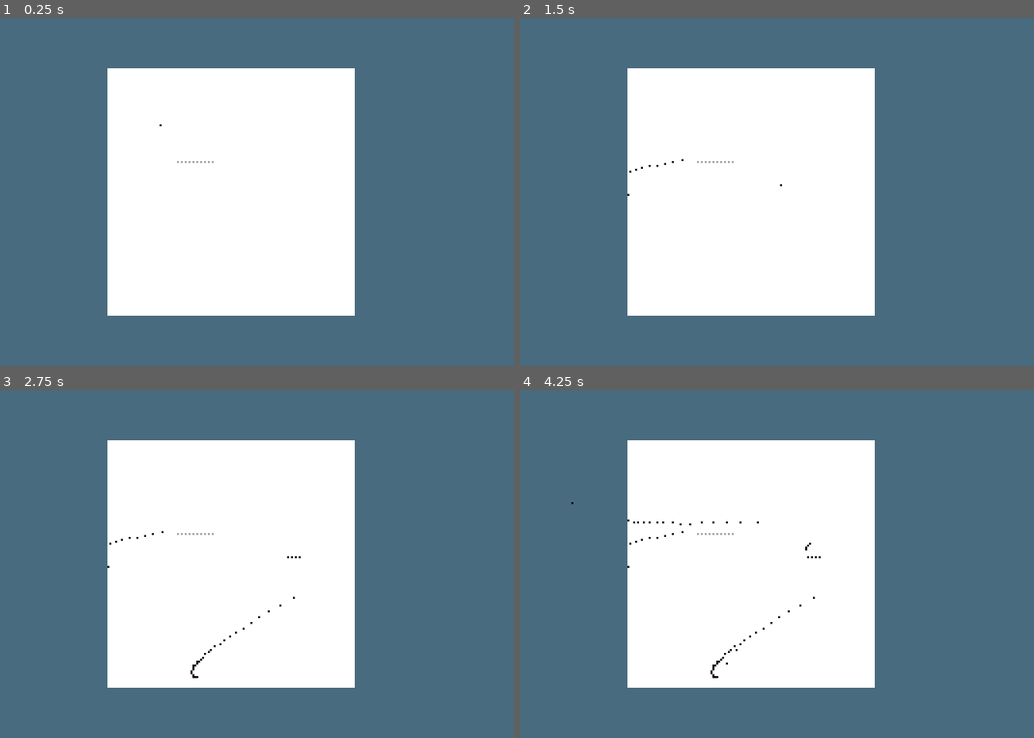
Above: before the commit, frames 1-4 (two rows, left to right).
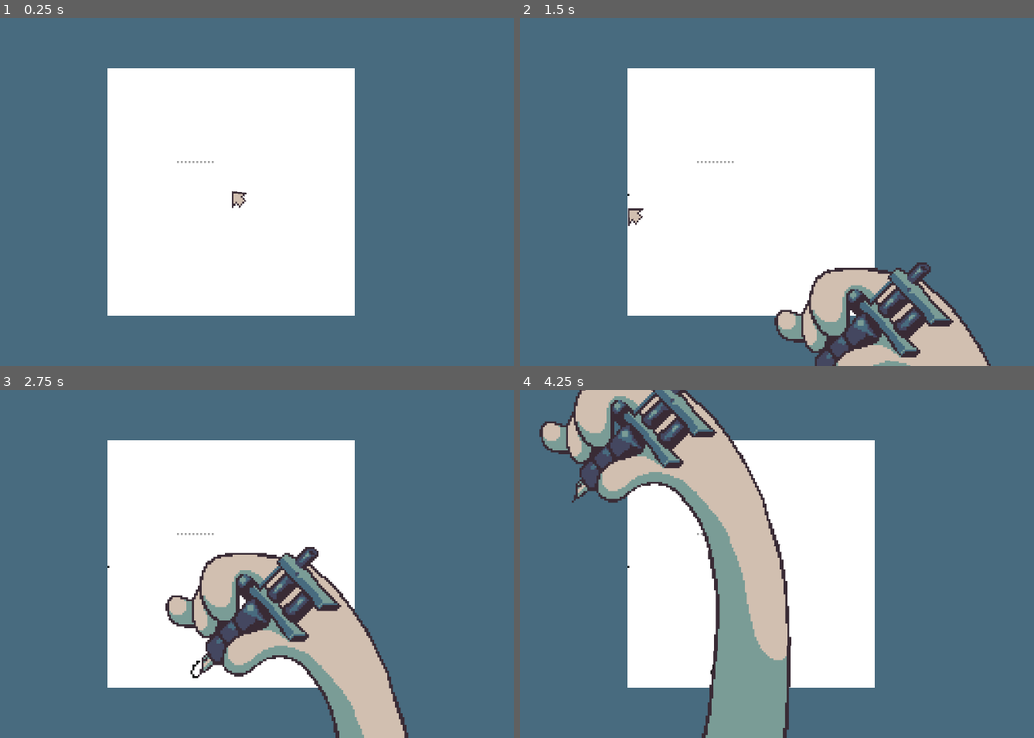
Above: after the commit, the same moments.

Repository: void22790/drunkink_ld58
Game: Godot game, scene res://scenes/root/main.tscn
Two runs of this game, one before a commit and one after it. Both use one fixed random seed, a clock stepped at 60 frames per second and the inputs below.
Inputs (mouse positions are in pixels of both pictures, inside the frame that each line leads up to):
- Up to frame 1 (0.25 s): no input
- Up to frame 2 (1.5 s): move the mouse to (884, 174) at 0.52 s; press the mouse at (884, 174) at 0.53 s; right-click (884, 174) at 0.8 s; move the mouse to (627, 209) at 1.27 s; release the mouse at (627, 209) at 1.28 s; right-click (627, 209) at 1.35 s
- Up to frame 3 (2.75 s): click (107, 581) at 1.55 s; tap Enter at 2 s; move the mouse to (292, 487) at 2.02 s; press the mouse at (292, 487) at 2.03 s; right-click (292, 487) at 2.3 s
- Up to frame 4 (4.25 s): move the mouse to (720, 633) at 2.77 s; release the mouse at (720, 633) at 2.78 s; right-click (720, 633) at 2.85 s; click (720, 633) at 3.05 s; move the mouse to (936, 616) at 3.52 s; press the mouse at (936, 616) at 3.53 s; right-click (936, 616) at 3.8 s

The runs differ from the first frame. In frame 1, 0.1% of the frame differs, in the area x 30-48%, y 30-55%; in frame 2, 8.1%; in frame 3, 13%; in frame 4, 19%, in the area x 3-59%, y 0-100%.

Commit message:
Drawing hand logic; Custom mouse cursor

Diff:
--- a/project.godot
+++ b/project.godot
@@ -30,9 +30,9 @@
 "events": [Object(InputEventMouseButton,"resource_local_to_scene":false,"resource_name":"","device":-1,"window_id":0,"a …(258 unchanged characters)…
 ]
 }
-unselect={
+mode={
 "deadzone": 0.2,
-"events": [Object(InputEventMouseButton,"resource_local_to_s …(136 unchanged characters)… alse,"button_mask":2,"position":Vector2(256, 26),"global_position":Vector2(265, 74),"factor":1.0,"button_index":2,"can …(63 unchanged characters)…
+"events": [Object(InputEventMouseButton,"resource_local_to_s …(136 unchanged characters)… alse,"button_mask":2,"position":Vector2(345, 26),"global_position":Vector2(354, 74),"factor":1.0,"button_index":2,"can …(63 unchanged characters)…
 ]
 }
 
--- a/scenes/root/main.tscn
+++ b/scenes/root/main.tscn
@@ -1,15 +1,23 @@
-[gd_scene load_steps=7 format=3 uid="uid://bmkni1ppjyc11"]
+[gd_scene load_steps=11 format=3 uid="uid://bmkni1ppjyc11"]
 
 [ext_resource type="Script" uid="uid://by3se8e4n1jkn" path="res://scripts/root/main.gd" id="1_jc805"]
 [ext_resource type="Script" uid="uid://crxbind0p66w1" path="res://scripts/root/drawing_canvas.gd" id="2_cgoxl"]
 [ext_resource type="TileSet" uid="uid://cyoh6otgt64or" path="res://graphics/func/tilesets/drawing_tileset.tres" id="3_qo04j"]
 [ext_resource type="Shader" uid="uid://nyhumgmh88xf" path="res://shaders/jitter.gdshader" id="4_d8tfi"]
+[ext_resource type="Script" uid="uid://qhich4gh7uli" path="res://scripts/root/drawing_hand.gd" id="4_t8wu2"]
 [ext_resource type="Texture2D" uid="uid://3t1dcl8hm2sm" path="res://graphics/func/hand_drawing.png" id="5_d8tfi"]
+[ext_resource type="Script" uid="uid://cbqpqilsv7kmc" path="res://scripts/root/mouse_cursor.gd" id="7_5gd1g"]
+[ext_resource type="Texture2D" uid="uid://b1yhh8k4yt7lu" path="res://graphics/func/cursor_normal.png" id="8_aqeut"]
 
 [sub_resource type="ShaderMaterial" id="ShaderMaterial_t8wu2"]
 shader = ExtResource("4_d8tfi")
 shader_parameter/intensity = 2.0
 shader_parameter/frequency = 12.0
+
+[sub_resource type="ShaderMaterial" id="ShaderMaterial_gsrg7"]
+shader = ExtResource("4_d8tfi")
+shader_parameter/intensity = 1.0000000475
+shader_parameter/frequency = 5.00000019
 
 [node name="Main" type="Node2D"]
 script = ExtResource("1_jc805")
@@ -32,6 +40,23 @@
 tile_set = ExtResource("3_qo04j")
 collision_enabled = false
 
+[node name="Drawing Hand" type="Node2D" parent="."]
+script = ExtResource("4_t8wu2")
+
+[node name="Sprite2D" type="Sprite2D" parent="Drawing Hand"]
+material = SubResource("ShaderMaterial_t8wu2")
+position = Vector2(205, 254)
+texture = ExtResource("5_d8tfi")
+offset = Vector2(48, 56)
+
+[node name="Mouse Cursor" type="Node2D" parent="."]
+script = ExtResource("7_5gd1g")
+
+[node name="Sprite2D" type="Sprite2D" parent="Mouse Cursor"]
+material = SubResource("ShaderMaterial_gsrg7")
+texture = ExtResource("8_aqeut")
+offset = Vector2(4, 4)
+
 [node name="Debug Menu" type="Control" parent="."]
 visible = false
 layout_mode = 3
@@ -48,12 +73,4 @@
 scale = Vector2(0.3, 0.3)
 text = "Check match"
 
-[node name="Drawing Hand" type="Node2D" parent="."]
-visible = false
-
-[node name="Sprite2D" type="Sprite2D" parent="Drawing Hand"]
-material = SubResource("ShaderMaterial_t8wu2")
-position = Vector2(243, 144)
-texture = ExtResource("5_d8tfi")
-
 [connection signal="pressed" from="Debug Menu/MatchButton" to="." method="_on_match_button_pressed"]
--- a/scripts/root/drawing_canvas.gd
+++ b/scripts/root/drawing_canvas.gd
@@ -22,11 +22,11 @@
 var horiz_speed = 1.5
 var vert_speed = 1.2
 var cursor_amp = 20.0
+var cursor_weight = 0.1
 
 var last_cursor_position : Vector2i
 
 func _ready() -> void:
-	Input.set_mouse_mode(Input.MOUSE_MODE_HIDDEN)
 	var viewport_size = get_viewport().get_visible_rect().size
 	base_pos = Vector2(viewport_size.x / 2, viewport_size.y / 2)
 	canvas_position = Vector2((viewport_size.x - canvas_size.x) / 2, (viewport_size.y - canvas_size.y) / 2)
@@ -37,15 +37,15 @@
 func _process(delta: float) -> void:
 	time += delta
 	var mouse_position = get_viewport().get_mouse_position()
-	#print("mouse position: ", mouse_position)
-	#print("cursor position: ", cursor_position)
 
 	cursor_pos = _update_cursor(mouse_position, time)
-	_draw_cursor(cursor_pos)
 
-	if Input.is_action_pressed("select"):
-		if canvas_rect.has_point(cursor_pos):
-			drawing_layer.set_cell(cursor_pos, 0, Vector2i(1,0))
+	if Main.game_state == Main.GameState.DRAWING:
+		#_draw_cursor(cursor_pos)
+
+		if Input.is_action_pressed("select"):
+			if canvas_rect.has_point(cursor_pos):
+				drawing_layer.set_cell(cursor_pos, 0, Vector2i(1,0))
 
 func _get_stencil_data() -> void:
 	var texture: Texture2D = load(tt_path)
@@ -79,7 +79,7 @@
 		offset += Vector2(rand_x, rand_y)
 	if cursor_reversed:
 		offset *= -1
-	cursor_raw_pos = lerp(cursor_raw_pos, base_pos + offset, 0.1)
+	cursor_raw_pos = lerp(cursor_raw_pos, base_pos + offset, cursor_weight)
 	var cursor_position = drawing_layer.local_to_map(cursor_raw_pos)
 	return cursor_position
 
--- /dev/null
+++ b/scripts/root/drawing_hand.gd
@@ -0,0 +1,27 @@
+extends Node2D
+
+@onready var drawing_canvas: Node2D = $"../Drawing Canvas"
+@onready var sprite_2d: Sprite2D = $Sprite2D
+
+var init_pos = Vector2(300.0, 400.0)
+var distance: float = 5.0
+var ready_up: bool = false
+
+func _ready() -> void:
+	sprite_2d.position = init_pos
+
+func _process(_delta: float) -> void:
+	if Main.game_state == Main.GameState.IDLE:
+		sprite_2d.position = lerp(sprite_2d.position, init_pos, 0.05)
+	elif Main.game_state == Main.GameState.DRAWING:
+
+		var target = drawing_canvas.cursor_layer.map_to_local(drawing_canvas.cursor_pos)
+
+		if !ready_up:
+			sprite_2d.position = lerp(sprite_2d.position, target, 0.2)
+
+			if sprite_2d.position.distance_to(target) < distance:
+				sprite_2d.position = target
+				ready_up = true
+		else:
+			sprite_2d.position = drawing_canvas.cursor_layer.map_to_local(drawing_canvas.cursor_pos)
--- a/scripts/root/main.gd
+++ b/scripts/root/main.gd
@@ -1,20 +1,34 @@
 extends Node2D
 
+class_name Main
+
 @onready var drawing_canvas: Node2D = $"Drawing Canvas"
+@onready var drawing_hand: Node2D = $"Drawing Hand"
+@onready var mouse_cursor: Node2D = $"Mouse Cursor"
 
 var canvas_position: Vector2i
 var canvas_size: Vector2i
 var stencil_ink: int
 
-# Called when the node enters the scene tree for the first time.
+enum GameState {IDLE, DRAWING}
+
+static var game_state = GameState.IDLE
+
 func _ready() -> void:
+	Input.set_mouse_mode(Input.MOUSE_MODE_HIDDEN)
 	canvas_position = drawing_canvas.canvas_position
 	canvas_size = drawing_canvas.canvas_size
 	stencil_ink = drawing_canvas.stencil_ink
 
-# Called every frame. 'delta' is the elapsed time since the previous frame.
-func _process(_delta: float) -> void:
-	pass
+func _input(_event: InputEvent) -> void:
+	if Input.is_action_just_pressed("mode"):
+		if game_state == GameState.IDLE:
+			game_state = GameState.DRAWING
+			drawing_hand.ready_up = false
+			mouse_cursor.hide()
+		elif game_state == GameState.DRAWING:
+			game_state = GameState.IDLE
+			mouse_cursor.show()
 
 func _on_match_button_pressed() -> void:
 	var ink = 0
--- /dev/null
+++ b/scripts/root/mouse_cursor.gd
@@ -0,0 +1,9 @@
+extends Node2D
+
+@onready var sprite_2d: Sprite2D = $Sprite2D
+
+func _ready() -> void:
+	sprite_2d.position = get_viewport().get_mouse_position()
+
+func _process(_delta: float) -> void:
+	sprite_2d.position = get_viewport().get_mouse_position()
Binary file added: graphics/func/cursor_normal.png
Not shown, added: graphics/func/cursor_normal.png.import
Not shown, added: scripts/root/drawing_hand.gd.uid
Not shown, added: scripts/root/mouse_cursor.gd.uid
